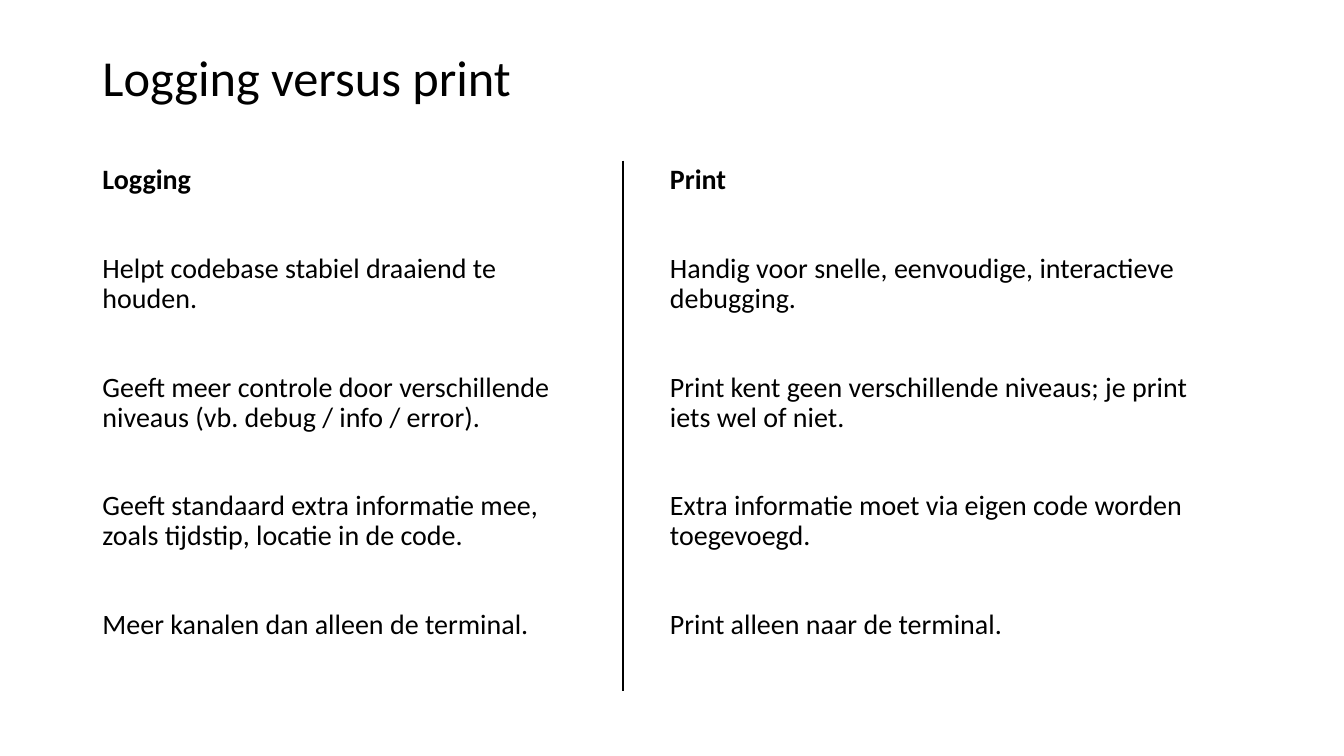
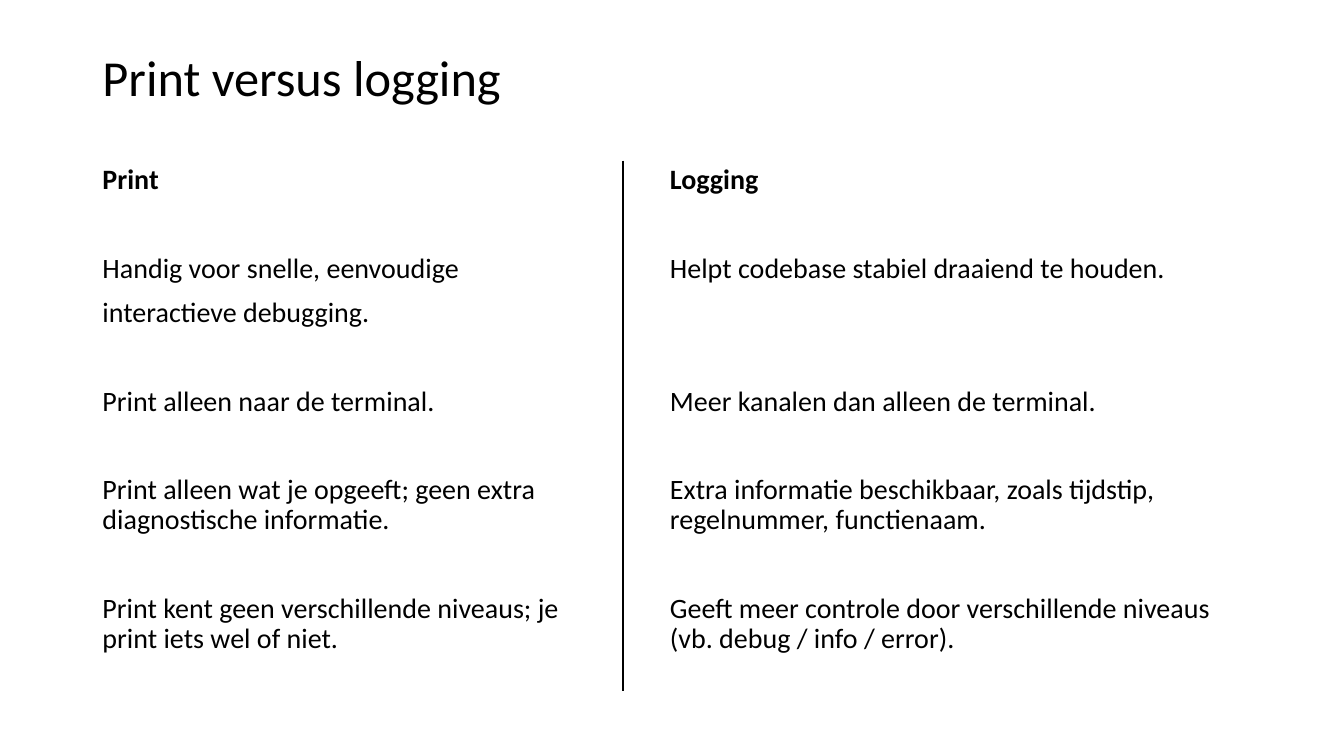
Before and after one commit to LFKoning/knowledge-sharing, a slide deck: slide 12 of python_engineers/part_2/python_data_engineers_2.pptx (slide 11 before the commit). Drawn at 1344x756 pixels with LibreOffice and Linux fonts; fonts in the diff are those of the drawing. Boxes give left, top, right and bottom in pixels: in the first picture for what was removed or moved away, otherwise in the second. Text is boxed around its words. In the diff, an @@ line names an element or a change of style, - is before the commit and + after.

```diff
--- a/python_engineers/part_2/python_data_engineers_2.pptx
+++ b/python_engineers/part_2/python_data_engineers_2.pptx
@@ title at box(102, 61, 501, 105): text changed @@
-Logging versus print
+Print versus logging
@@ text at box(102, 169, 559, 653): text changed @@
-Logging
-Helpt codebase stabiel draaiend te houden.
-Geeft meer controle door verschillende niveaus (vb. debug / info / error).
-Geeft standaard extra informatie mee, zoals tijdstip, locatie in de code.
-Meer kanalen dan alleen de terminal.
+Print
+Handig voor snelle, eenvoudige
+interactieve debugging.
+Print alleen naar de terminal.
+Print alleen wat je opgeeft; geen extra diagnostische informatie.
+Print kent geen verschillende niveaus; je print iets wel of niet.
@@ text at box(670, 169, 1210, 653): text changed @@
-Print
-Handig voor snelle, eenvoudige, interactieve debugging.
-Print kent geen verschillende niveaus; je print iets wel of niet.
-Extra informatie moet via eigen code worden toegevoegd.
-Print alleen naar de terminal.
+Logging
+Helpt codebase stabiel draaiend te houden.
+Meer kanalen dan alleen de terminal.
+Extra informatie beschikbaar, zoals tijdstip, regelnummer, functienaam.
+Geeft meer controle door verschillende niveaus (vb. debug / info / error).
```
Also in this commit, not shown: 13 other slides changed, 1 slide added, 5 other files.
